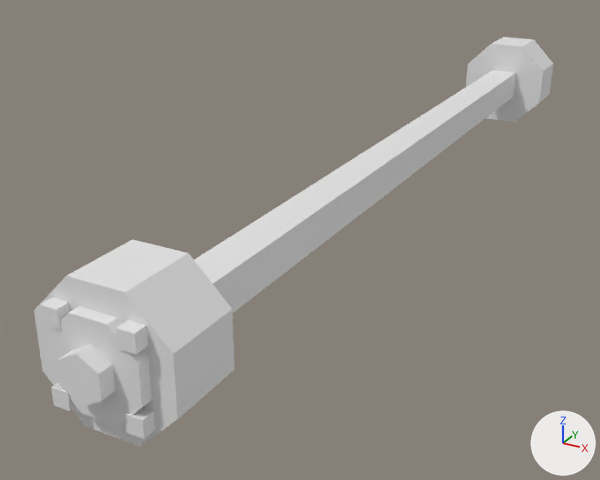
The glTF model assets/models/node_joint.gltf, before and after one commit.
Rendered twice from a 50 mm lens placed at (1.02, -2.53, 0.89), pointed at (-0.23, -0.25, -0.25). Lighting does not change. The marker at lower right points along +X, +Y and +Z. The first picture is the older version. Vertices at exactly the same position are counted once.

The scene before the commit, as lines of its bpy script (objects in view):
```python
me_node_joint = bpy.data.meshes.new('node_joint')
me_node_joint.from_pydata(...)  # 172 vertices, 284 faces; spans x -0.18..0.18, y -1.55..1.55, z -0.18..0.18
ob_node_joint = bpy.data.objects.new('node_joint', me_node_joint)
ob_node_joint.location = (0.0, 0.0, 0.0)
```
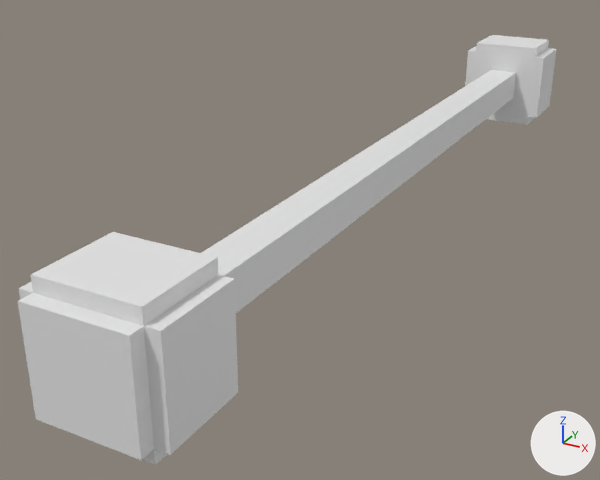
What the commit changed:
me_node_joint is used by ob_node_joint; location (0.0, 0.0, 0.0).
me_node_joint had 172 vertices, 284 faces and spanned x -0.18..0.18, y -1.55..1.55, z -0.18..0.18.
me_node_joint now has 331 vertices, 492 faces and spans x -0.18..0.18, y -1.55..1.55, z -0.18..0.18.
me_node_joint part 1: the loose piece of 18 vertices spanning x -0.18..0.18, y 1.28..1.48, z -0.18..0.18 is rebuilt with 48 vertices and now spans x -0.14..0.14, y 1.31..1.47, z -0.14..0.14.
me_node_joint part 2: the loose piece of 18 vertices spanning x -0.18..0.18, y -1.48..-1.28, z -0.18..0.18 is rebuilt with 48 vertices and now spans x -0.14..0.14, y -1.47..-1.31, z -0.14..0.14.
me_node_joint part 3: the loose piece of 8 vertices spanning x -0.05..0.05, y -1.46..1.46, z -0.05..0.05 is rebuilt with 211 vertices and now spans x -0.18..0.18, y -1.55..1.55, z -0.18..0.18.
me_node_joint part 4: 10 loose pieces with 100 vertices, spanning x -0.12..0.12, y -1.51..1.51, z -0.12..0.12, are deleted.
Other edits to the shape of me_node_joint do not show in these pictures.

What differs and where, as boxes [x1, y1, x2, y2] in the pictures (600 x 480 px):
'node_joint', reshaped: before [34, 37, 553, 447]; after [18, 35, 557, 465]
part 1 of me_node_joint, rebuilt (not visible afterwards): before [466, 37, 553, 122]
part 2 of me_node_joint, rebuilt (not visible afterwards): before [34, 239, 235, 447]
part 3 of me_node_joint, rebuilt: before [194, 70, 516, 313]; after [18, 35, 557, 465]
part 4 of me_node_joint, deleted: before [40, 297, 155, 439]
